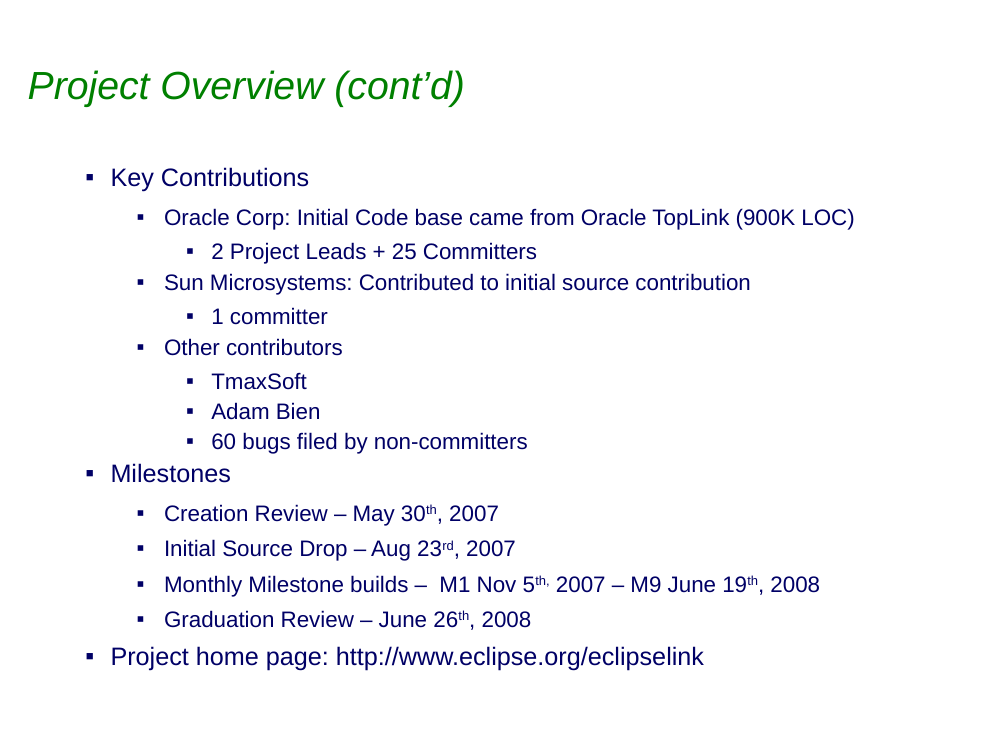
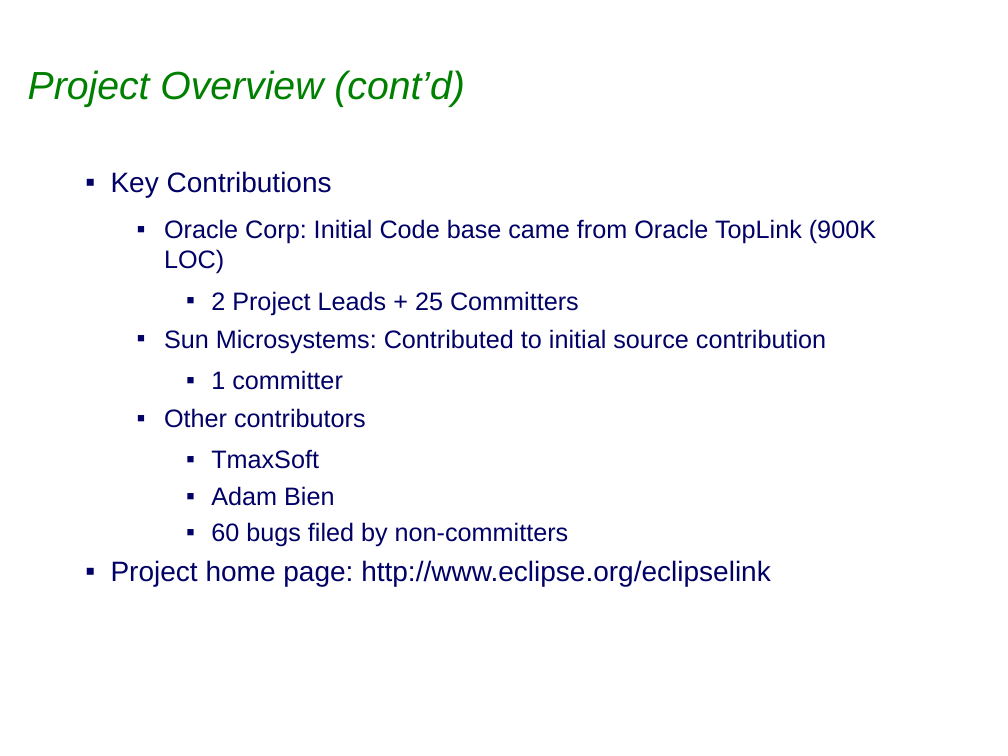
Before and after one commit to eclipse-ee4j/eclipselink, a slide deck: slide 3 of project-admin/Graduation_Release_Review.ppt. Drawn at 1008x756 pixels with LibreOffice and Linux fonts; fonts in the diff are those of the drawing; background and template pictures are left out. Boxes give left, top, right and bottom in pixels: in the first picture for what was removed or moved away, otherwise in the second. Text is boxed around its words. In the diff, an @@ line names an element or a change of style, - is before the commit and + after.

Commit message:
Graduation / Release review

```diff
--- a/project-admin/Graduation_Release_Review.ppt
+++ b/project-admin/Graduation_Release_Review.ppt
@@ text "Key Contributions" at bbox=[111, 171, 876, 587]: size 18 to 20 pt in "Key Contributions", "Project home page: http://www.eclipse.org/eclipselink"; size 16 to 18 pt in "Oracle Corp: Initial Code base came from ...", "2 Project Leads + 25 Committers", "Sun Microsystems: Contributed to initial source contribution", "1 committer" and 4 more places; line spacing 0.9 to 1; more space between paragraphs @@
@@ text at bbox=[111, 463, 820, 628]: paragraphs removed @@
-▪ Milestones
-  ▪ Creation Review – May 30th, 2007
-  ▪ Initial Source Drop – Aug 23rd, 2007
-  ▪ Monthly Milestone builds – M1 Nov 5th, 2007 – M9 June 19th, 2008
-  ▪ Graduation Review – June 26th, 2008
```
Also in this commit, not shown: 1 slide added, 1 other file.
